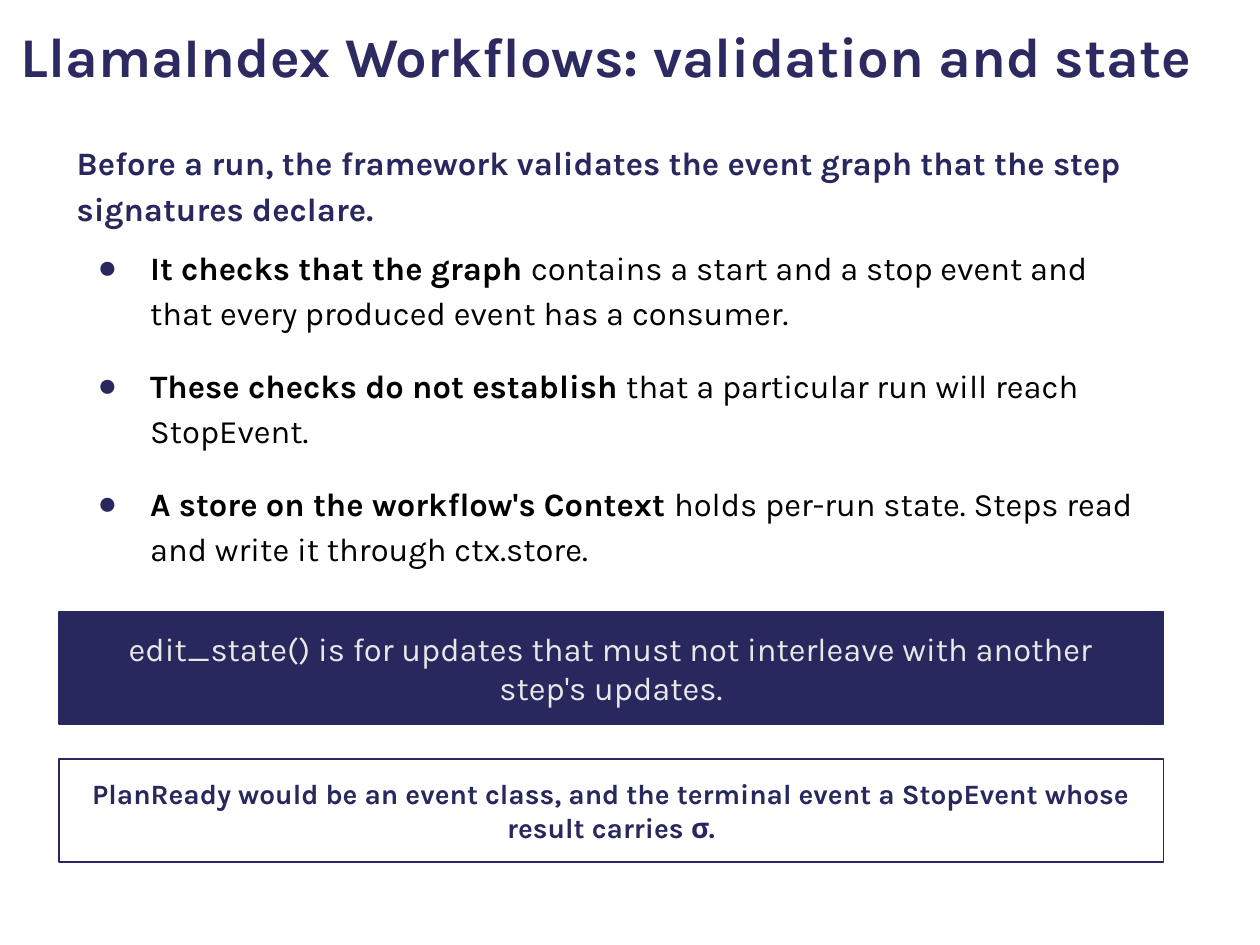
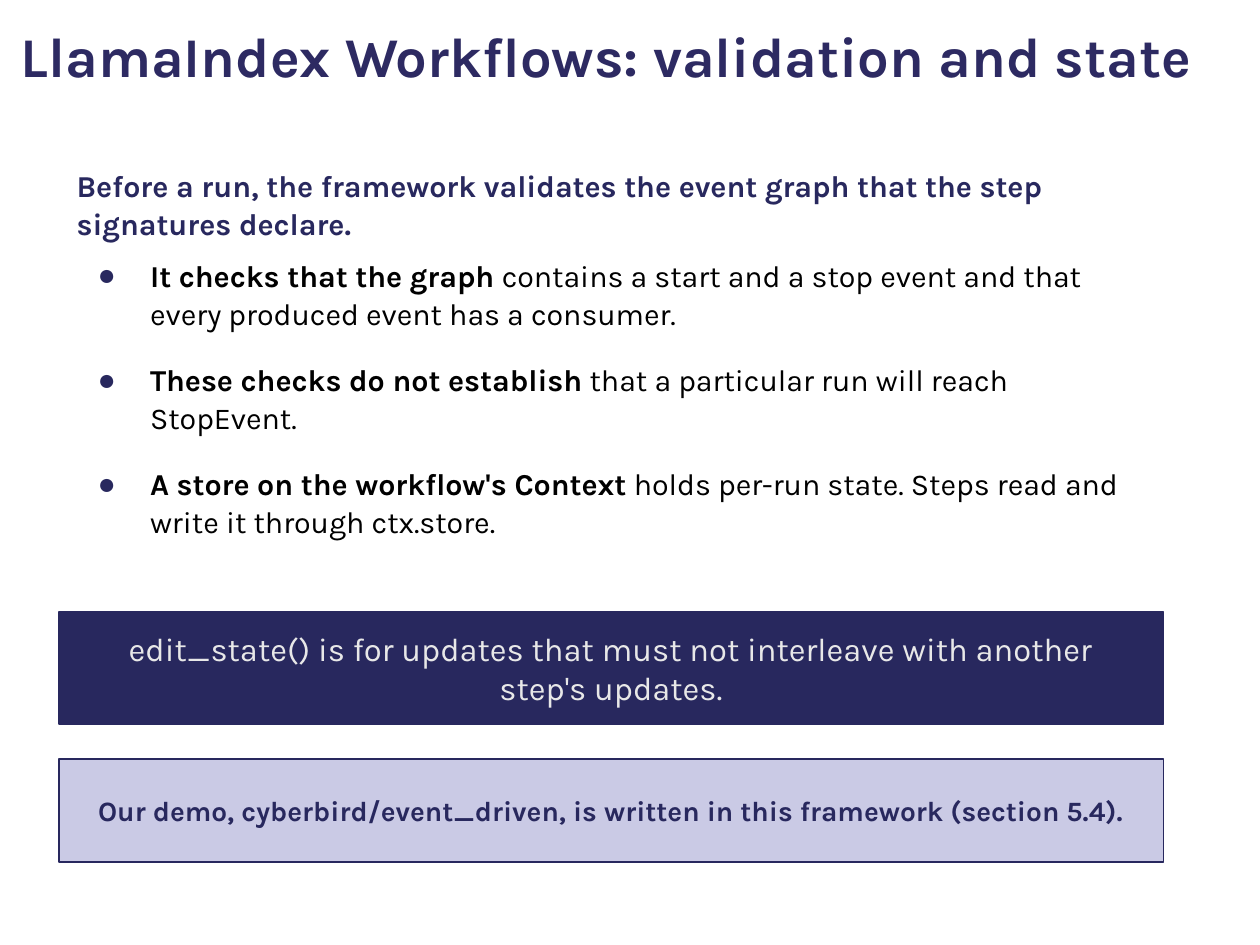
Before and after one commit to comse6998-019/lectures, a slide deck: slide 78 of lecture-3--2026-09-25/lecture3.pptx (slide 83 before the commit). Drawn at 1260x945 pixels with LibreOffice and Linux fonts; fonts in the diff are those of the drawing; background and template pictures are left out. Boxes give left, top, right and bottom in pixels: in the first picture for what was removed or moved away, otherwise in the second. Text is boxed around its words. In the diff, an @@ line names an element or a change of style, - is before the commit and + after.

```diff
--- a/lecture-3--2026-09-25/lecture3.pptx
+++ b/lecture-3--2026-09-25/lecture3.pptx
@@ text "Before a run, the framework ..." at [77, 175, 1118, 541]: size 14 to 12.9 pt; line spacing 1.15 to 1.05 @@
@@ rectangle "Our demo, cyberbird/event_driven, is written ..." at [59, 759, 1164, 864]: fill none to #CACAE5 @@
@@ text in rectangle at [98, 800, 1122, 828]: text changed @@
-PlanReady would be an event class, and the terminal event a StopEvent whose result carries σ.
+Our demo, cyberbird/event_driven, is written in this framework (section 5.4).
```
Also in this commit, not shown: 54 other slides changed, 10 slides added, 7 slides removed, 13 other files.
